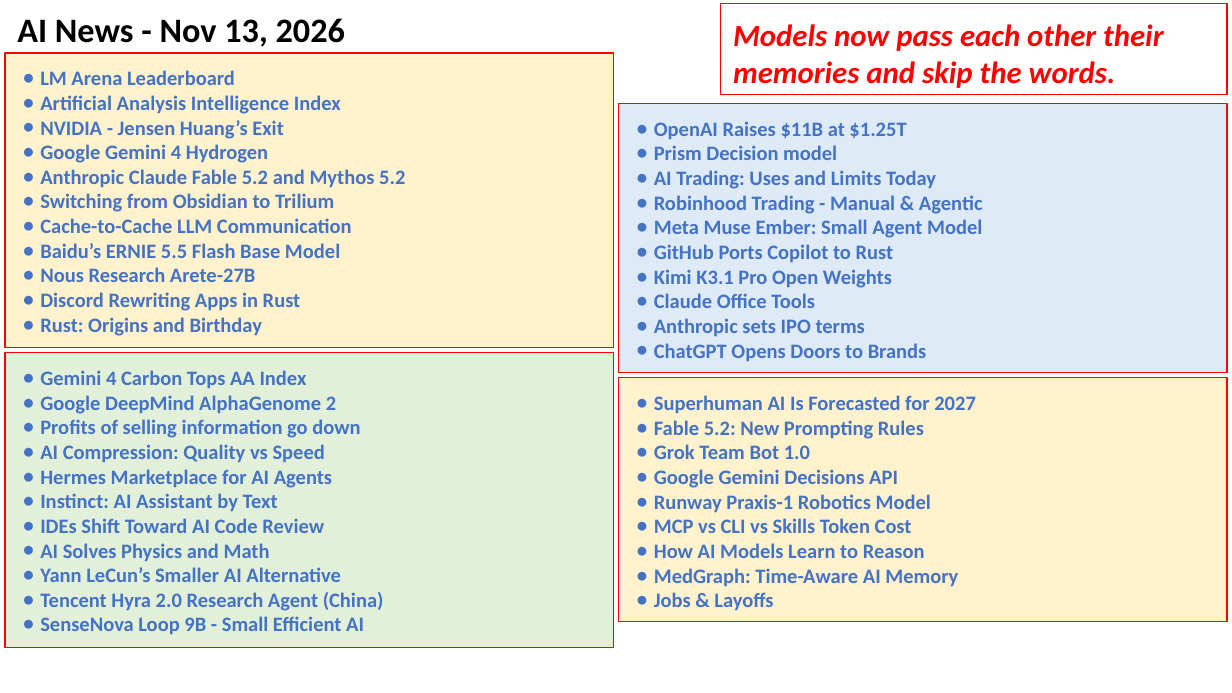
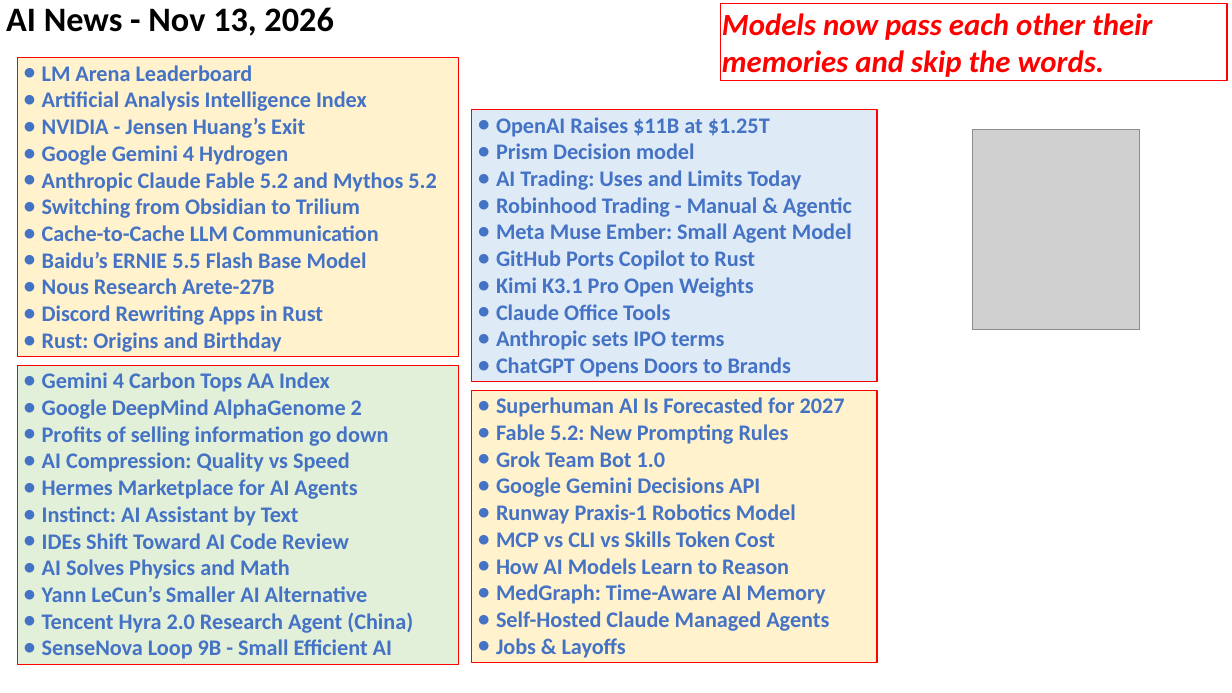
Before and after one commit to lselector/seminar, a slide deck: slide 1 of 2026/2026-11-13-AI-News.pptx. Drawn at 1232x693 pixels with LibreOffice and Linux fonts; fonts in the diff are those of the drawing; grey boxes stand for pictures. Boxes give left, top, right and bottom in pixels: in the first picture for what was removed or moved away, otherwise in the second. Text is boxed around its words. In the diff, an @@ line names an element or a change of style, - is before the commit and + after.

```diff
--- a/2026/2026-11-13-AI-News.pptx
+++ b/2026/2026-11-13-AI-News.pptx
@@ text "AI News - Nov 13, ...": place and size @@
-text "AI News - Nov 13, ..." at [17,18,345,47]
+text "AI News - Nov 13, ..." at [6,7,333,36]
@@ rectangle "Models now pass each other ...": place and size @@
-rectangle "Models now pass each other ..." at [721,4,1227,95]
+rectangle "Models now pass each other ..." at [721,4,1227,81]
@@ rectangle "LM Arena Leaderboard": place and size @@
-rectangle "LM Arena Leaderboard" at [5,53,614,347]
+rectangle "LM Arena Leaderboard" at [17,58,458,357]
@@ size 12 to 13 pt in 3 elements at [17,58,458,357], [17,365,458,664], [472,110,877,382] @@
@@ rectangle "OpenAI Raises $11B at $1.25T": place and size @@
-rectangle "OpenAI Raises $11B at $1.25T" at [618,103,1227,373]
+rectangle "OpenAI Raises $11B at $1.25T" at [472,110,877,382]
@@ picture added at [972,129,1140,329] @@
@@ rectangle "Gemini 4 Carbon Tops AA ...": place and size @@
-rectangle "Gemini 4 Carbon Tops AA ..." at [5,352,614,647]
+rectangle "Gemini 4 Carbon Tops AA ..." at [17,365,458,664]
@@ rectangle "Superhuman AI Is Forecasted for ...": place and size @@
-rectangle "Superhuman AI Is Forecasted for ..." at [618,378,1227,622]
+rectangle "Superhuman AI Is Forecasted for ..." at [472,391,877,663]
@@ text in rectangle at [496,397,845,658]: size 12 to 13 pt in "Superhuman AI Is Forecasted for 2027", "Fable 5.2: New Prompting Rules", "Grok Team Bot 1.0", "Google Gemini Decisions API" and 5 more places @@
@@ text in rectangle at [496,611,829,631]: paragraph added @@
+● Self-Hosted Claude Managed Agents
```
Also in this commit, not shown: 4 other slides changed, 1 slide added.
